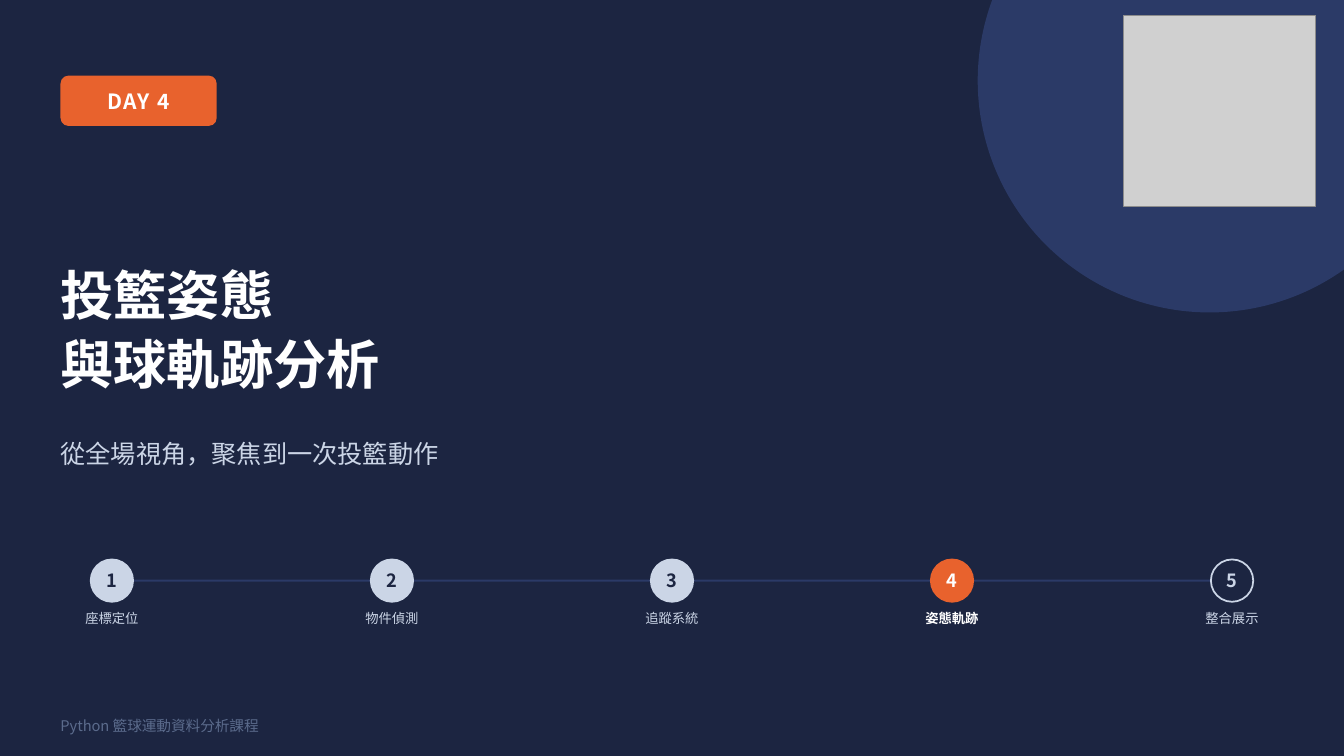
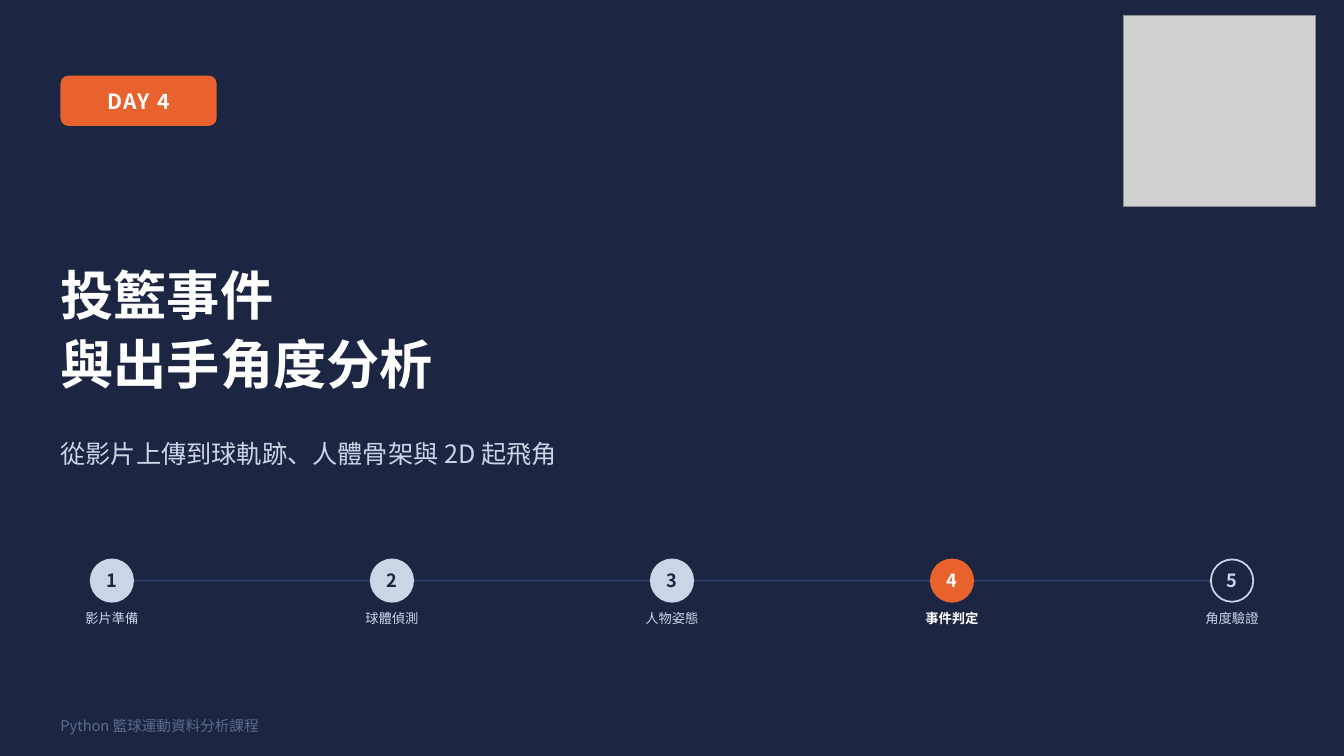
Before and after one commit to henry753951/basketball-hackathon-course, a slide deck: slide 1 of slides/day4_slides.pptx. Drawn at 1344x756 pixels with LibreOffice and Linux fonts; fonts in the diff are those of the drawing; grey boxes stand for pictures. Boxes give left, top, right and bottom in pixels: in the first picture for what was removed or moved away, otherwise in the second. Text is boxed around its words. In the diff, an @@ line names an element or a change of style, - is before the commit and + after.

```diff
--- a/slides/day4_slides.pptx
+++ b/slides/day4_slides.pptx
@@ ellipse removed at bbox=[978, 0, 1344, 313] @@
@@ text at bbox=[60, 269, 433, 389]: text changed @@
-投籃姿態
-與球軌跡分析
+投籃事件
+與出手角度分析
@@ text at bbox=[60, 442, 557, 465]: text changed @@
-從全場視角，聚焦到一次投籃動作
+從影片上傳到球軌跡、人體骨架與 2D 起飛角
@@ text at bbox=[85, 612, 138, 624]: text changed @@
-座標定位
+影片準備
@@ text at bbox=[365, 612, 418, 624]: text changed @@
-物件偵測
+球體偵測
@@ text at bbox=[645, 612, 698, 624]: text changed @@
-追蹤系統
+人物姿態
@@ text at bbox=[925, 611, 978, 624]: text changed @@
-姿態軌跡
+事件判定
@@ text at bbox=[1205, 612, 1258, 624]: text changed @@
-整合展示
+角度驗證
```
Also in this commit, not shown: 6 other slides changed, 11 slides added, 2 slides removed, 22 other files.
